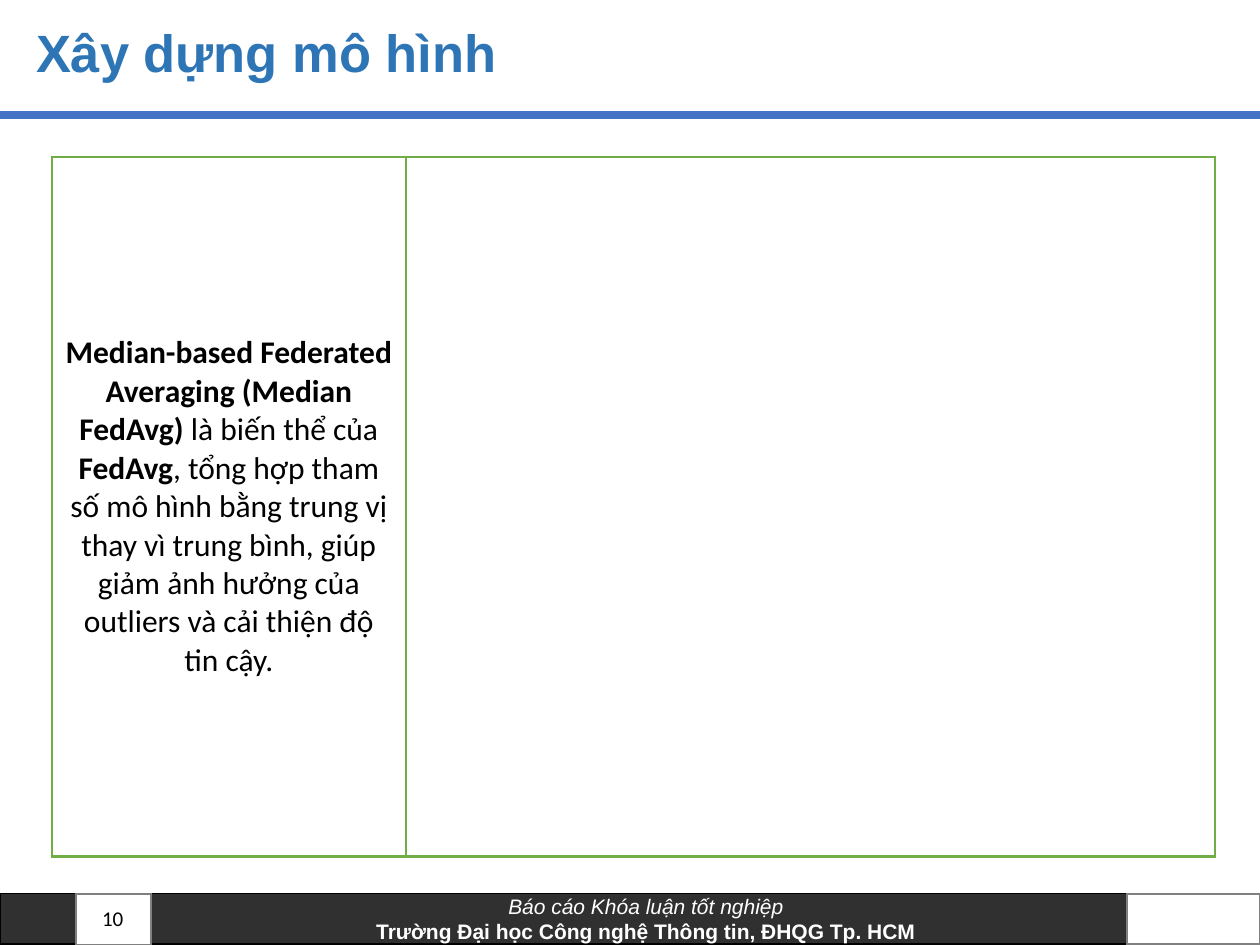
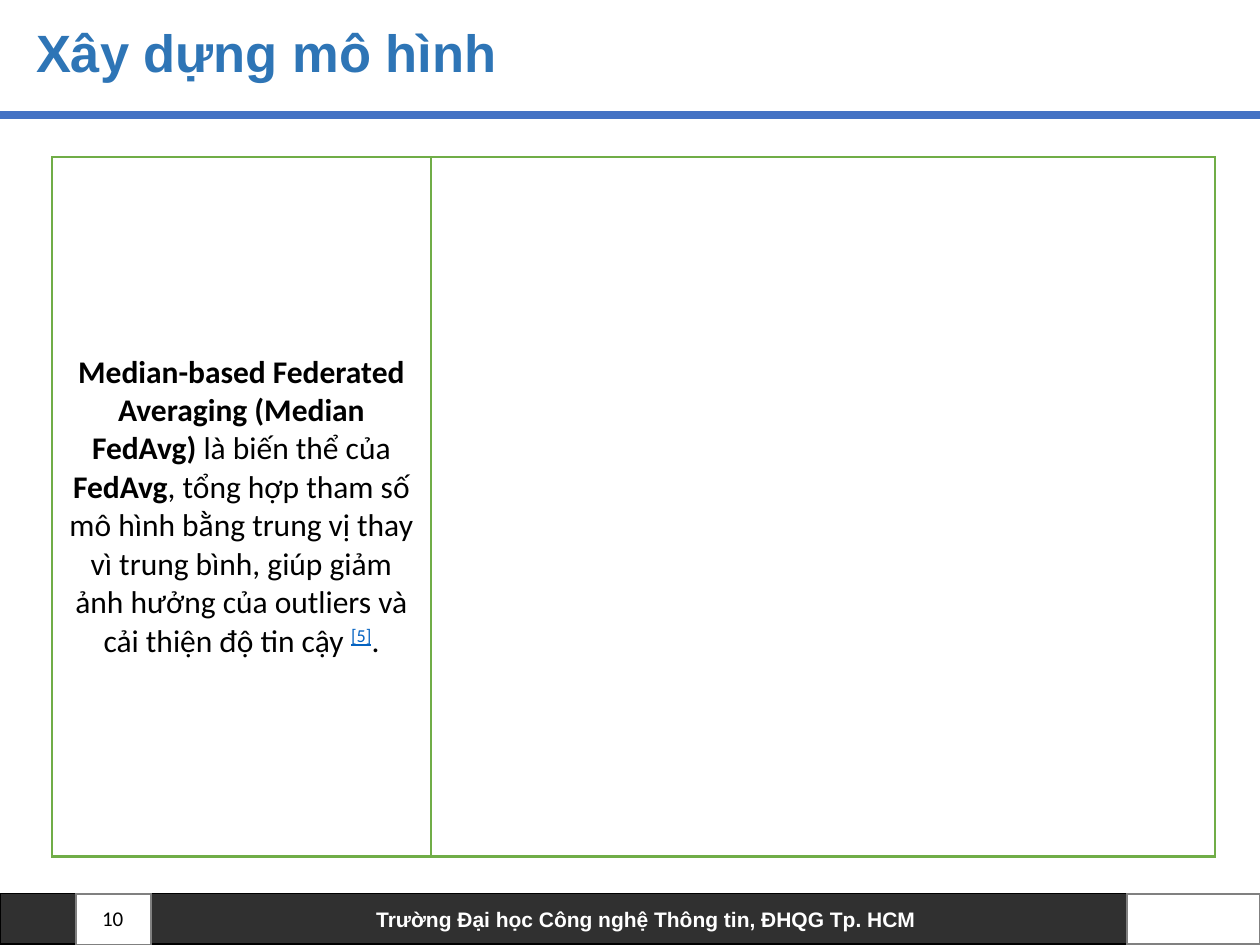
Before and after one commit to truclb/AnToanHeThongTin, a slide deck: slide 10 of FederatedLearning.pptx. Drawn at 1260x945 pixels with LibreOffice and Linux fonts; fonts in the diff are those of the drawing; background and template pictures are left out. Boxes give left, top, right and bottom in pixels: in the first picture for what was removed or moved away, otherwise in the second. Text is boxed around its words. In the diff, an @@ line names an element or a change of style, - is before the commit and + after.

```diff
--- a/FederatedLearning.pptx
+++ b/FederatedLearning.pptx
@@ table at bbox=[52, 156, 1215, 857] @@
-row 1, column 1: Median-based Federated Averaging (Median FedAvg) là biến thể của FedAvg, tổng hợp tham số mô hình bằng trung vị thay vì trung bình, giúp giảm ảnh hưởng của outliers và cải thiện độ tin cậy.
+row 1, column 1: Median-based Federated Averaging (Median FedAvg) là biến thể của FedAvg, tổng hợp tham số mô hình bằng trung vị thay vì trung bình, giúp giảm ảnh hưởng của outliers và cải thiện độ tin cậy [5].
@@ text in rectangle at bbox=[508, 898, 783, 919]: paragraph removed @@
-Báo cáo Khóa luận tốt nghiệp
```
Also in this commit, not shown: 11 other slides changed, 3 slides added.
